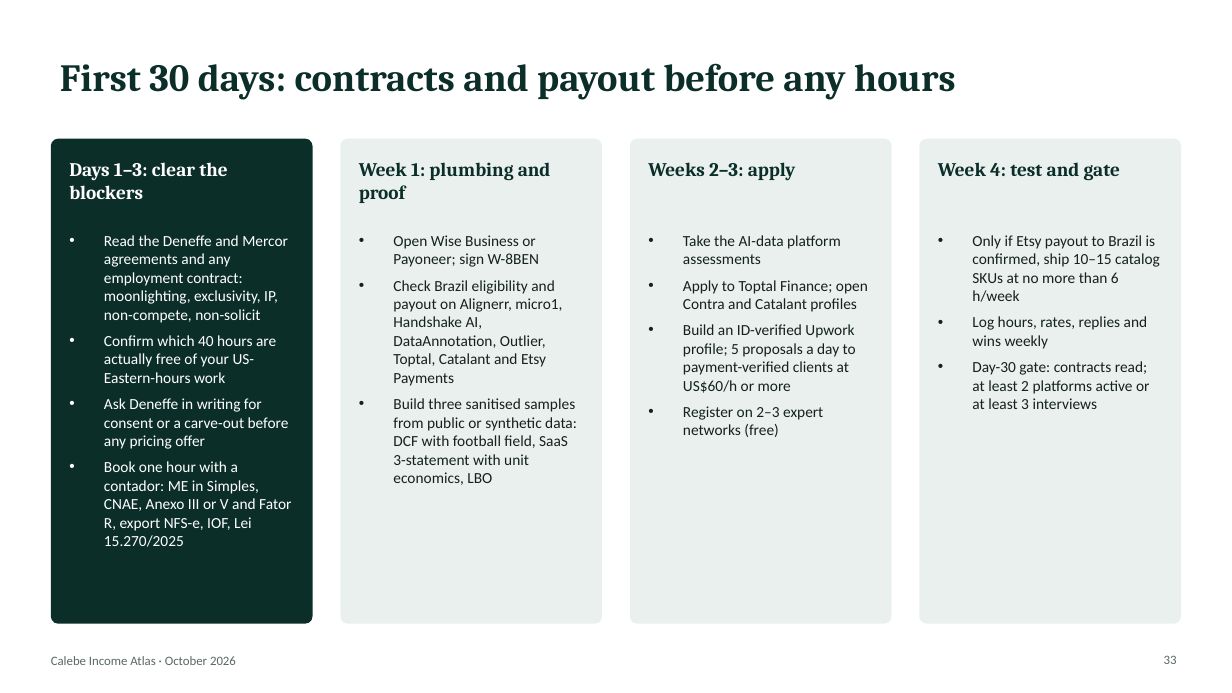
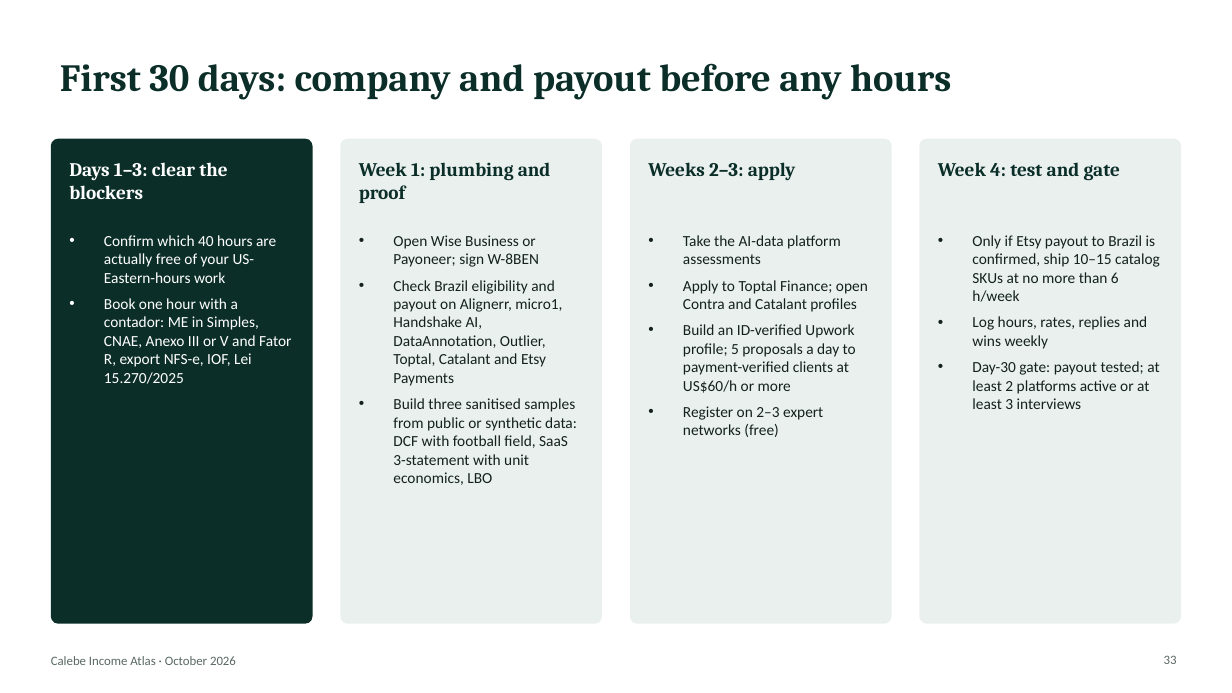
Before and after one commit to algarcalebe-web/legendary-bassoon, a slide deck: slide 33 of research/Calebe_Income_Atlas.pptx. Drawn at 1232x693 pixels with LibreOffice and Linux fonts; fonts in the diff are those of the drawing. Boxes give left, top, right and bottom in pixels: in the first picture for what was removed or moved away, otherwise in the second. Text is boxed around its words. In the diff, an @@ line names an element or a change of style, - is before the commit and + after.

```diff
--- a/research/Calebe_Income_Atlas.pptx
+++ b/research/Calebe_Income_Atlas.pptx
@@ title at (x1=60, y1=63, x2=951, y2=100): text changed @@
-First 30 days: contracts and payout before any hours
+First 30 days: company and payout before any hours
@@ text at (x1=104, y1=235, x2=288, y2=323): paragraph removed @@
-• Read the Deneffe and Mercor agreements and any employment contract: moonlighting, exclusivity, IP, non-compete, non-solicit
@@ text at (x1=972, y1=361, x2=1159, y2=409): text changed @@
-• Day-30 gate: contracts read; at least 2 platforms active or at least 3 interviews
+• Day-30 gate: payout tested; at least 2 platforms active or at least 3 interviews
@@ text at (x1=104, y1=398, x2=289, y2=449): paragraph removed @@
-• Ask Deneffe in writing for consent or a carve-out before any pricing offer
```
Also in this commit, not shown: 6 other slides changed, 2 other files.
